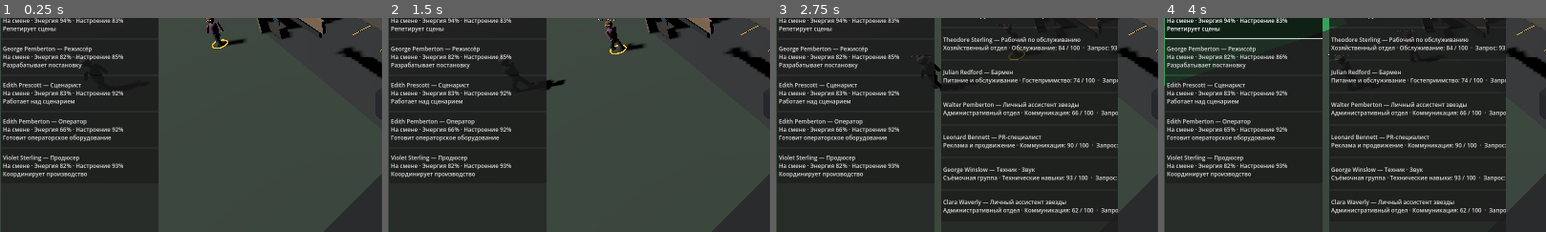
Above: before the commit, frames 1-4 (left to right).
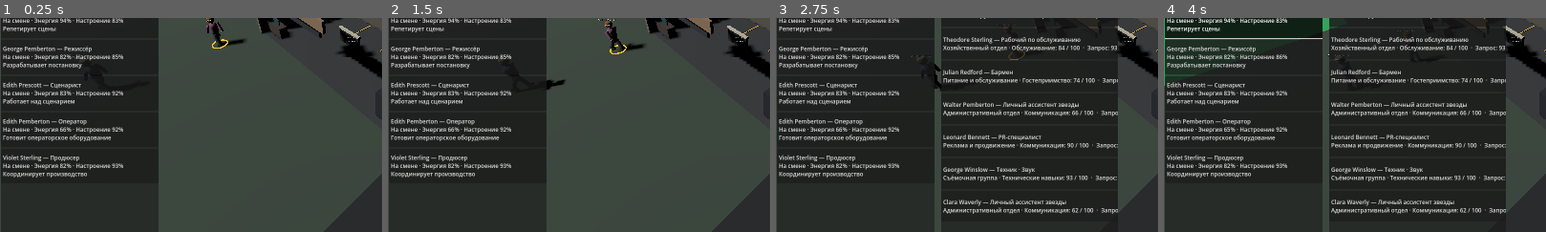
Above: after the commit, the same moments.

Repository: Teft3lb/MovieStudio
Game: Godot game, scene res://scenes/main.tscn
The game is run twice, just before and just after one commit, with the same random seed, the same clock (stepped at 60 frames per second) and the same inputs.
Inputs:
- Up to frame 1 (0.25 s): no input
- Up to frame 2 (1.5 s): click "Построить сценарный отдел" at 0.5 s; click "Построить съёмочный павильон" at 1.25 s
- Up to frame 3 (2.75 s): click "КАДРОВЫЙ РЫНОК · 8" at 2 s
- Up to frame 4 (4 s): click "Beatrice Fairchild — Актёр На…" at 2.75 s; click "Alice Waverly — Актёр На смен…" at 3.5 s
The pictures show only the part of the screen within x 1-51%, y 45-95%; the shares and areas given below are measured in that part.

The runs differ from the first frame. In frame 1, 0.5% of the frame differs, in the area x 88-98%, y 3-19%; in frame 2, 0.5%; in frame 3, 0.5%; in frame 4, 0.5%.

Commit message:
feat: add an in-world film slate for current scene and production phase

Diff:
--- a/scripts/presentation/studio/studio_building_actor.gd
+++ b/scripts/presentation/studio/studio_building_actor.gd
@@ -14,6 +14,8 @@
 var _roof_assembly: Node3D
 var _wall_groups: Dictionary = {}
 var _interior_root: Node3D
+var _production_slate_label: Label3D
+var _production_phase_label: Label3D
 var _workplace_points: Array[Vector3] = []
 var _entrance_inside: Vector3 = Vector3.ZERO
 var _entrance_outside: Vector3 = Vector3.ZERO
@@ -118,6 +120,22 @@
 	return to_global(Vector3(0.0, 1.45, -4.35))
 
 
+func set_production_scene(
+	scene_number: int,
+	scene_title: String,
+	phase_title: String
+) -> void:
+	if is_instance_valid(_production_slate_label):
+		if scene_number > 0:
+			_production_slate_label.text = (
+				"СЦЕНА %02d · %s" % [scene_number, scene_title]
+			)
+		else:
+			_production_slate_label.text = scene_title
+	if is_instance_valid(_production_phase_label):
+		_production_phase_label.text = phase_title
+
+
 func _build_visual() -> void:
 	var definition: Dictionary = BUILDING_CATALOG_SCRIPT.get_definition(
 		str(building_data.building_type_id)
@@ -294,6 +312,7 @@
 		Color(0.10, 0.25, 0.30),
 		Vector3(-width * 0.5 + 1.1, 1.18, depth * 0.5 - 1.0)
 	)
+	_create_film_slate()
 
 	_workplace_points = [
 		Vector3(-1.8, 0.0, -1.6),
@@ -567,6 +586,45 @@
 	_interior_root.add_child(instance)
 
 
+func _create_film_slate() -> void:
+	_create_box(
+		_interior_root,
+		"FilmSlateBody",
+		Vector3(2.0, 1.05, 0.16),
+		Color(0.075, 0.085, 0.095),
+		Vector3(0.0, 1.15, 2.55)
+	)
+	_create_box(
+		_interior_root,
+		"FilmSlateClapper",
+		Vector3(2.08, 0.14, 0.2),
+		Color(0.72, 0.70, 0.62),
+		Vector3(0.0, 1.75, 2.55)
+	)
+
+	_production_slate_label = Label3D.new()
+	_production_slate_label.name = "ProductionSceneSlate"
+	_production_slate_label.position = Vector3(0.0, 1.28, 2.43)
+	_production_slate_label.billboard = BaseMaterial3D.BILLBOARD_ENABLED
+	_production_slate_label.font_size = 15
+	_production_slate_label.outline_size = 5
+	_production_slate_label.modulate = Color(0.97, 0.95, 0.88)
+	_production_slate_label.no_depth_test = true
+	_production_slate_label.text = "СЪЁМКИ НЕ ИДУТ"
+	_interior_root.add_child(_production_slate_label)
+
+	_production_phase_label = Label3D.new()
+	_production_phase_label.name = "ProductionPhaseSlate"
+	_production_phase_label.position = Vector3(0.0, 0.91, 2.43)
+	_production_phase_label.billboard = BaseMaterial3D.BILLBOARD_ENABLED
+	_production_phase_label.font_size = 11
+	_production_phase_label.outline_size = 4
+	_production_phase_label.modulate = Color(0.82, 0.86, 0.88)
+	_production_phase_label.no_depth_test = true
+	_production_phase_label.text = "ПАВИЛЬОН ГОТОВ"
+	_interior_root.add_child(_production_phase_label)
+
+
 func _create_camera_rig(
 	local_position: Vector3,
 	metal_color: Color,
